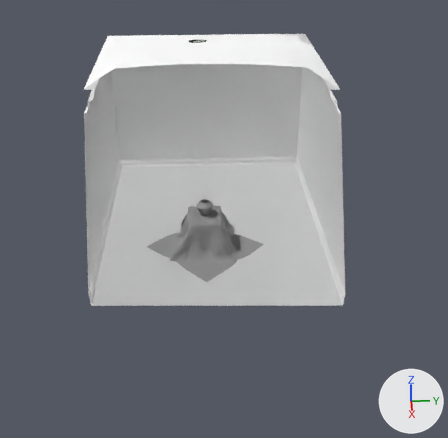
Renders of the Blender file Assets/Models/Blind.blend from each side of a commit.
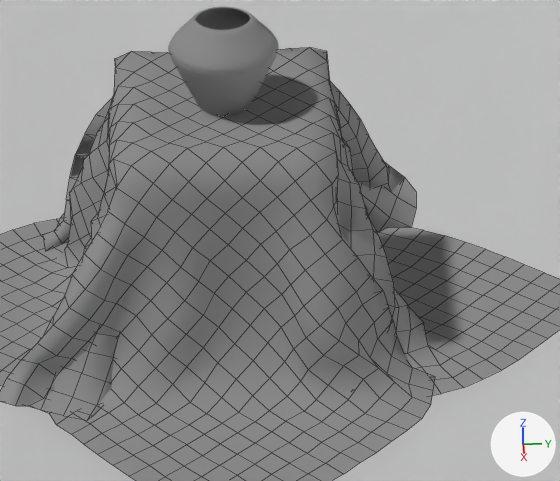
There are two pictures of each version: one whole from a camera (50 mm lens) standing at (82.9, -1.9, 49.4) and looking at (4.3, 1.7, 3.2), one close up on the part from 38% to 57% of the width and 45% to 62% of the height. The lights are fixed; the arrows at lower right show +X, +Y and +Z. The close-ups show mesh edges as thin lines. Everything nearer to the camera than a plane just in front of the edit is cut away.
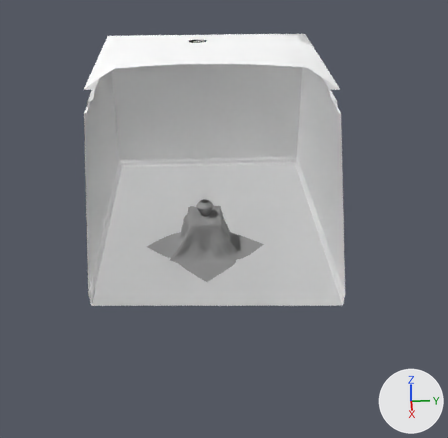
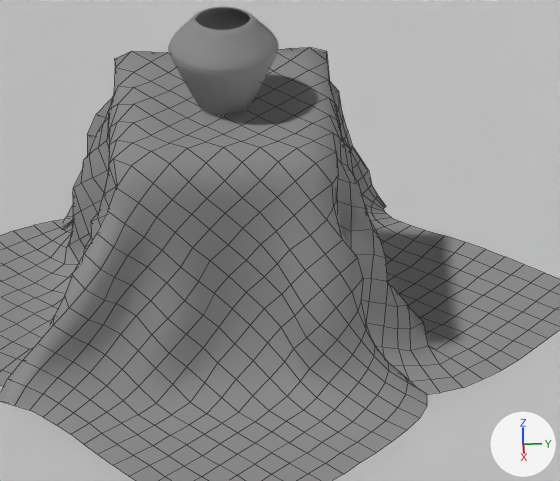
The change in detail:
me_plane_007 has 1156 vertices, 1089 faces and spans x -0.97..0.97, y -0.96..0.96, z -0.81..0.03.
me_plane_007 is used by ob_plane; location (-0.78, -1.07, 0.97); rotation (0.0, 0.0, 0.785), in degrees (0, 0, 45); scale (7.11, 7.11, 7.11).
me_plane_007 part 1: 92 of 1156 vertices moved; they spanned x -0.24..0.23, y 0.49..0.96, z -0.81..-0.26 and now span x -0.23..0.23, y 0.49..0.87, z -0.81..-0.28; mean shift (0.0, 0.01, 0.0); largest move (-0.2, 0.75, -0.79) -> (0.0, 0.83, -0.79).
me_plane_007 part 2: 90 of 1156 vertices moved; they spanned x 0.49..0.95, y -0.22..0.2, z -0.81..-0.39 and now span x 0.5..0.94, y -0.22..0.2, z -0.81..-0.4; mean shift (0.01, -0.01, 0.01); largest move (0.67, 0.15, -0.7) -> (0.71, 0.02, -0.7).
me_plane_007 part 3: 88 of 1156 vertices moved; they spanned x -0.9..-0.51, y -0.21..0.2, z -0.81..-0.35 and now span x -0.89..-0.51, y -0.21..0.18, z -0.81..-0.36; mean shift (-0.01, 0.0, 0.01); largest move (-0.73, -0.17, -0.8) -> (-0.78, -0.05, -0.8).
me_plane_007 part 4: 58 of 1156 vertices moved; they spanned x -0.16..0.16, y -0.95..-0.51, z -0.81..-0.56 and now span x -0.16..0.16, y -0.95..-0.52, z -0.81..-0.56; mean shift (0.0, -0.02, 0.01); largest move (0.13, -0.77, -0.81) -> (0.03, -0.82, -0.81).

Changed parts and their boxes (x1, y1, x2, y2) in the close-ups (560 x 481 px; the box of a moved part takes in the faces that stretch with it):
part 1 of me_plane_007, moved or reshaped: before (337, 91, 423, 278); after (337, 95, 425, 282)
part 2 of me_plane_007, moved or reshaped: (285, 255, 463, 432) in both
part 3 of me_plane_007, moved or reshaped: before (13, 115, 105, 277); after (14, 115, 105, 277)
part 4 of me_plane_007, moved or reshaped: (0, 304, 156, 434) in both
